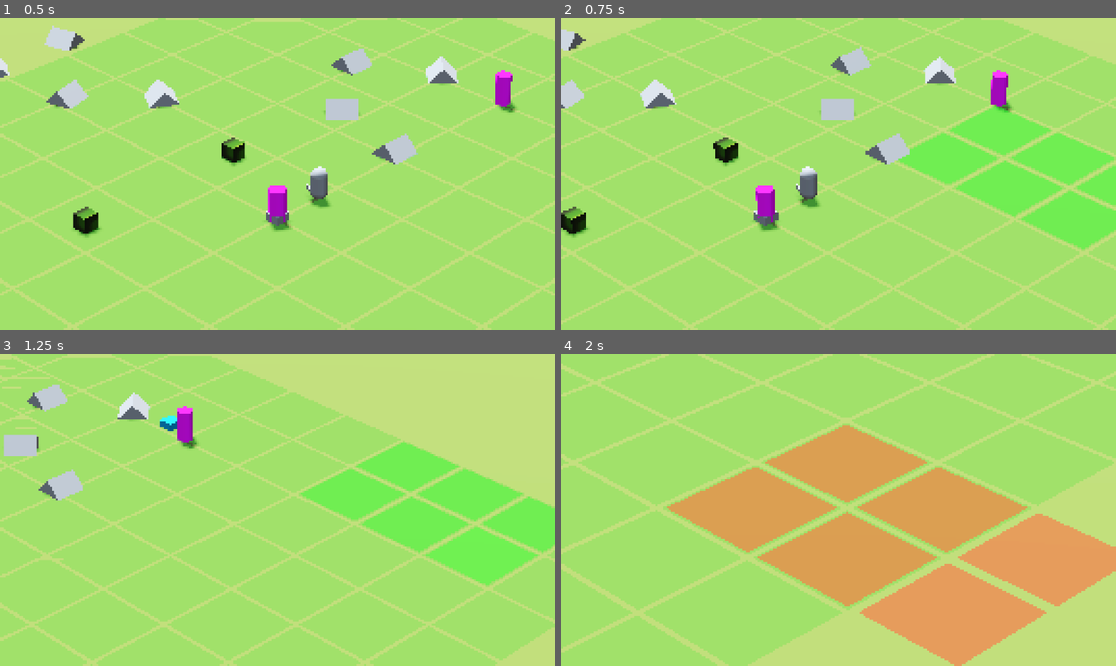
Above: before the commit, frames 1-4 (two rows, left to right).
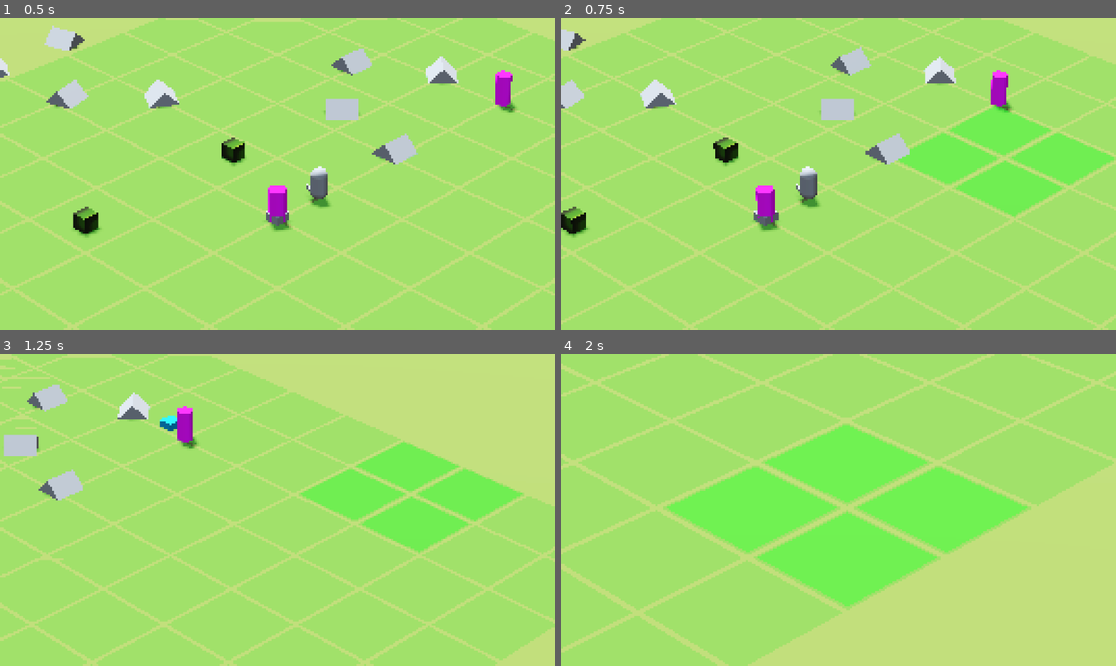
Above: after the commit, the same moments.

Repository: jalejr/Incrememental
Game: Godot game, scene res://main.tscn
Same seed, same stepped clock (60 frames per second), same inputs: the game is played once before the commit and once after it. The engine's default icon, where the game draws it, is replaced by a stand-in: a white triangle on a blue panel in a dark square.
Inputs (mouse positions are in pixels of both pictures, inside the frame that each line leads up to):
- Up to frame 1 (0.5 s): no input
- Up to frame 2 (0.75 s): tap Enter (enter) at 0.5 s; move the mouse to (960, 158) at 0.52 s; hold Right (right) from 0.53 s (still down); tap F (test) at 0.6 s; click (960, 158) at 0.67 s
- Up to frame 3 (1.25 s): keep holding Right (right)
- Up to frame 4 (2 s): move the mouse to (727, 525) at 1.27 s; release Right (right) at 1.28 s; hold S (backward) from 1.28 s (still down); tap Mouse wheel up (camera_zoom_in) at 1.35 s; tap F (test) at 1.55 s

Frame 1 is identical in both runs. In frame 2, 2.3% of the frame differs, in the area x 82-100%, y 47-75%; in frame 3, 3.3%; in frame 4, 28%, in the area x 19-100%, y 22-100%.
Error in both runs: Cannot call method 'storage_buffer_create' on a null value. (res://compositor/scripts/edge_detection_compositor.gd:20)

Commit message:
Created a bunch of resources to test pushing data to controller

Diff:
--- a/controller/building_placement_controller.gd
+++ b/controller/building_placement_controller.gd
@@ -7,8 +7,12 @@
 @export var camera: Camera3D
 @export var test_scene: PackedScene
 
+# TODO remove these they are for testing
+const BARRACKS_CATALOG_ENTRY = preload("uid://cycjr7js35a5e")
+const BASE_CATALOG_ENTRY = preload("uid://c1bjdicwfd6r1")
+
 ## private vars
-var _selected_building_config: BuildingConfig
+var _selected_catalog_entry: BuildingCatalogEntry
 var _preview_position: Vector3
 var _is_placing: bool = false
 var _preview_valid: bool = false
@@ -17,12 +21,8 @@
 func _process(_delta: float) -> void:
 	if Input.is_action_just_pressed("test"):
 		#TODO remove this when done testing and use real data
-		var building_config = BuildingConfig.new()
-		building_config.scene = test_scene
-		building_config.grid_size = Vector2i(2,3)
-		building_config.placement_cost = 5
-		building_config.unlock_radius = 5
-		start_placement(building_config)
+
+		start_placement(BARRACKS_CATALOG_ENTRY)
 
 	if not _is_placing:
 		return
@@ -37,15 +37,15 @@
 
 
 ## public methods
-func start_placement(config: BuildingConfig):
+func start_placement(catalog_entry: BuildingCatalogEntry):
 	_is_placing = true
-	_selected_building_config = config
-	grid_visualizer.show_placement_preview(Vector3.ZERO, config.grid_size, false)
+	_selected_catalog_entry = catalog_entry
+	grid_visualizer.show_placement_preview(Vector3.ZERO, catalog_entry.building_data.grid_size, false)
 
 
 func cancel_placement():
 	_is_placing = false
-	_selected_building_config = null
+	_selected_catalog_entry = null
 	grid_visualizer.hide_placement_preview()
 
 
@@ -61,8 +61,8 @@
 	if intersection:
 		_preview_position = intersection
 		var grid_pos = placement_grid.world_to_grid(_preview_position)
-		_preview_valid = placement_grid.can_place_building(grid_pos, _selected_building_config.grid_size)
-		grid_visualizer.show_placement_preview(_preview_position, _selected_building_config.grid_size, _preview_valid)
+		_preview_valid = placement_grid.can_place_building(grid_pos, _selected_catalog_entry.building_data.grid_size)
+		grid_visualizer.show_placement_preview(_preview_position, _selected_catalog_entry.building_data.grid_size, _preview_valid)
 
 
 func _try_placing_building():
@@ -79,18 +79,18 @@
 	var grid_pos = placement_grid.world_to_grid(_preview_position)
 	var world_pos = placement_grid.get_placement_preview_position(
 		_preview_position,
-		_selected_building_config.grid_size
+		_selected_catalog_entry.building_data.grid_size
 	)
 
-	var building = _selected_building_config.scene.instantiate()
+	var building = _selected_catalog_entry.scene.instantiate()
 	get_tree().root.add_child(building)
 	building.global_position = world_pos
 
 	var building_data = placement_grid.place_building(
 		building,
 		grid_pos,
-		_selected_building_config.grid_size,
-		_selected_building_config.unlock_radius
+		_selected_catalog_entry.building_data.grid_size,
+		_selected_catalog_entry.building_data.unlock_radius
 	)
 
 	if not building_data:
--- /dev/null
+++ b/resources/building_catalog_entries/barracks_catalog_entry.tres
@@ -0,0 +1,13 @@
+[gd_resource type="Resource" script_class="BuildingCatalogEntry" load_steps=5 format=3 uid="uid://cycjr7js35a5e"]
+
+[ext_resource type="Script" uid="uid://cljj3ecli3qgi" path="res://resources/building_catalog_entry.gd" id="1_pdtdy"]
+[ext_resource type="Resource" uid="uid://dpoeuv3le7d6h" path="res://resources/building_data/barracks_data.tres" id="1_yqf6l"]
+[ext_resource type="PackedScene" uid="uid://70ovpi77bxc" path="res://scenes/buildings/preview_building.tscn" id="2_0glcc"]
+[ext_resource type="PackedScene" uid="uid://5k3hagwi4mhh" path="res://units/spawners/unit_spawner_building.tscn" id="3_fha17"]
+
+[resource]
+script = ExtResource("1_pdtdy")
+building_data = ExtResource("1_yqf6l")
+scene = ExtResource("3_fha17")
+preview_scene = ExtResource("2_0glcc")
+metadata/_custom_type_script = "uid://cljj3ecli3qgi"
--- /dev/null
+++ b/resources/building_catalog_entries/base_catalog_entry.tres
@@ -0,0 +1,13 @@
+[gd_resource type="Resource" script_class="BuildingCatalogEntry" load_steps=5 format=3 uid="uid://c1bjdicwfd6r1"]
+
+[ext_resource type="Resource" uid="uid://b5gxi20u4ip5i" path="res://resources/building_data/base_data.tres" id="1_ca3ku"]
+[ext_resource type="PackedScene" uid="uid://70ovpi77bxc" path="res://scenes/buildings/preview_building.tscn" id="2_rieop"]
+[ext_resource type="PackedScene" uid="uid://dyua7qihkpsby" path="res://resources/gold.tscn" id="3_njrkd"]
+[ext_resource type="Script" uid="uid://cljj3ecli3qgi" path="res://resources/building_catalog_entry.gd" id="4_gweay"]
+
+[resource]
+script = ExtResource("4_gweay")
+building_data = ExtResource("1_ca3ku")
+scene = ExtResource("3_njrkd")
+preview_scene = ExtResource("2_rieop")
+metadata/_custom_type_script = "uid://cljj3ecli3qgi"
--- a/resources/building_catalog_entry.gd
+++ b/resources/building_catalog_entry.gd
@@ -4,8 +4,3 @@
 @export var building_data: BuildingData
 @export var scene: PackedScene
 @export var preview_scene: PackedScene
-
-var building_id: String
-
-func _init() -> void:
-	building_id = building_data.building_id
--- /dev/null
+++ b/resources/building_data/barracks_data.tres
@@ -0,0 +1,13 @@
+[gd_resource type="Resource" script_class="BuildingData" load_steps=4 format=3 uid="uid://dpoeuv3le7d6h"]
+
+[ext_resource type="Script" uid="uid://bhibjol1mnqh7" path="res://resources/buff.gd" id="1_36h0x"]
+[ext_resource type="Texture2D" uid="uid://div5m76l6l1dv" path="res://icon.svg" id="2_21yxh"]
+[ext_resource type="Script" uid="uid://b4lhb37v3ri8b" path="res://resources/building_data.gd" id="2_y0jla"]
+
+[resource]
+script = ExtResource("2_y0jla")
+building_id = "barracks"
+display_name = "Barracks"
+description = "Spawns basic grunts"
+icon = ExtResource("2_21yxh")
+metadata/_custom_type_script = "uid://b4lhb37v3ri8b"
--- /dev/null
+++ b/resources/building_data/base_data.tres
@@ -0,0 +1,14 @@
+[gd_resource type="Resource" script_class="BuildingData" load_steps=4 format=3 uid="uid://b5gxi20u4ip5i"]
+
+[ext_resource type="Script" uid="uid://bhibjol1mnqh7" path="res://resources/buff.gd" id="1_hk7wi"]
+[ext_resource type="Texture2D" uid="uid://div5m76l6l1dv" path="res://icon.svg" id="2_2t1x6"]
+[ext_resource type="Script" uid="uid://b4lhb37v3ri8b" path="res://resources/building_data.gd" id="2_o3jxn"]
+
+[resource]
+script = ExtResource("2_o3jxn")
+building_id = "base"
+display_name = "default"
+description = "Debug building"
+icon = ExtResource("2_2t1x6")
+grid_size = Vector2i(1, 1)
+metadata/_custom_type_script = "uid://b4lhb37v3ri8b"
--- /dev/null
+++ b/resources/building_data/hq_data.tres
@@ -0,0 +1,18 @@
+[gd_resource type="Resource" script_class="BuildingData" load_steps=4 format=3 uid="uid://b58vhm4fhaf7x"]
+
+[ext_resource type="Script" uid="uid://bhibjol1mnqh7" path="res://resources/buff.gd" id="1_vveqk"]
+[ext_resource type="Texture2D" uid="uid://div5m76l6l1dv" path="res://icon.svg" id="2_8fll6"]
+[ext_resource type="Script" uid="uid://b4lhb37v3ri8b" path="res://resources/building_data.gd" id="2_i0itd"]
+
+[resource]
+script = ExtResource("2_i0itd")
+building_id = "hq"
+display_name = "HQ"
+description = "Base of operation"
+icon = ExtResource("2_8fll6")
+grid_size = Vector2i(3, 3)
+unlock_radius = 5
+buff_radius = 5
+placement_cost = 10000
+max_health = 1000.0
+metadata/_custom_type_script = "uid://b4lhb37v3ri8b"
--- a/scenes/buildings/hq_building.tscn
+++ b/scenes/buildings/hq_building.tscn
@@ -1,11 +1,13 @@
-[gd_scene load_steps=3 format=3 uid="uid://dg2a6idoo52to"]
+[gd_scene load_steps=4 format=3 uid="uid://dg2a6idoo52to"]
 
 [ext_resource type="Script" uid="uid://qhvplbmdai8s" path="res://scripts/buildings/hq_building.gd" id="1_s5j25"]
+[ext_resource type="Resource" uid="uid://b58vhm4fhaf7x" path="res://resources/building_data/hq_data.tres" id="2_u38mg"]
 
 [sub_resource type="TorusMesh" id="TorusMesh_u38mg"]
 
 [node name="HqBuilding" type="Node3D"]
 script = ExtResource("1_s5j25")
+building_data = ExtResource("2_u38mg")
 
 [node name="MeshInstance3D" type="MeshInstance3D" parent="."]
 transform = Transform3D(1, 0, 0, 0, 1, 0, 0, 0, 1, 0, 1, 0)
--- /dev/null
+++ b/scenes/buildings/preview_building.tscn
@@ -0,0 +1,21 @@
+[gd_scene load_steps=5 format=3 uid="uid://70ovpi77bxc"]
+
+[ext_resource type="Script" uid="uid://c8veqkl4xg16k" path="res://scripts/buildings/preview_building.gd" id="1_1p08s"]
+
+[sub_resource type="StandardMaterial3D" id="StandardMaterial3D_1p08s"]
+albedo_color = Color(8.278489e-06, 0.6719572, 0.9365002, 1)
+
+[sub_resource type="StandardMaterial3D" id="StandardMaterial3D_r450k"]
+albedo_color = Color(0.88301593, 0, 0.2240135, 1)
+
+[sub_resource type="SphereMesh" id="SphereMesh_r450k"]
+
+[node name="PreviewBuilding" type="Node3D"]
+script = ExtResource("1_1p08s")
+valid_material = SubResource("StandardMaterial3D_1p08s")
+invalid_material = SubResource("StandardMaterial3D_r450k")
+
+[node name="MeshInstance3D" type="MeshInstance3D" parent="."]
+transform = Transform3D(1, 0, 0, 0, 1, 0, 0, 0, 1, 0, 1, 0)
+mesh = SubResource("SphereMesh_r450k")
+surface_material_override/0 = SubResource("StandardMaterial3D_1p08s")
--- a/scripts/buildings/building.gd
+++ b/scripts/buildings/building.gd
@@ -2,13 +2,10 @@
 class_name Building
 
 signal health_changed(new_health: float, max_health: float)
+## export vars
+@export var building_data: BuildingData
 
 ## public vars
-# Placement vars
-var building_data: BuildingData
-var grid_position: Vector2i
-
-# Combat vars
 var team_id: int = 0
 var max_health: float = 100.0
 var health: float = 100.0
--- /dev/null
+++ b/scripts/buildings/preview_building.gd
@@ -0,0 +1,19 @@
+extends Node3D
+
+## exports
+@export var valid_material: StandardMaterial3D
+@export var invalid_material: StandardMaterial3D
+
+## public methods
+func set_valid():
+	_apply_material_to_meshes(valid_material)
+
+
+func set_invalid():
+	_apply_material_to_meshes(invalid_material)
+
+## private methods
+func _apply_material_to_meshes(material: Material):
+	for child in get_children():
+		if child is MeshInstance3D:
+			child.material_override = material
Not shown, added: scripts/buildings/preview_building.gd.uid
Not shown, added: controller/building_placement_controller.tscn26770424139.tmp
